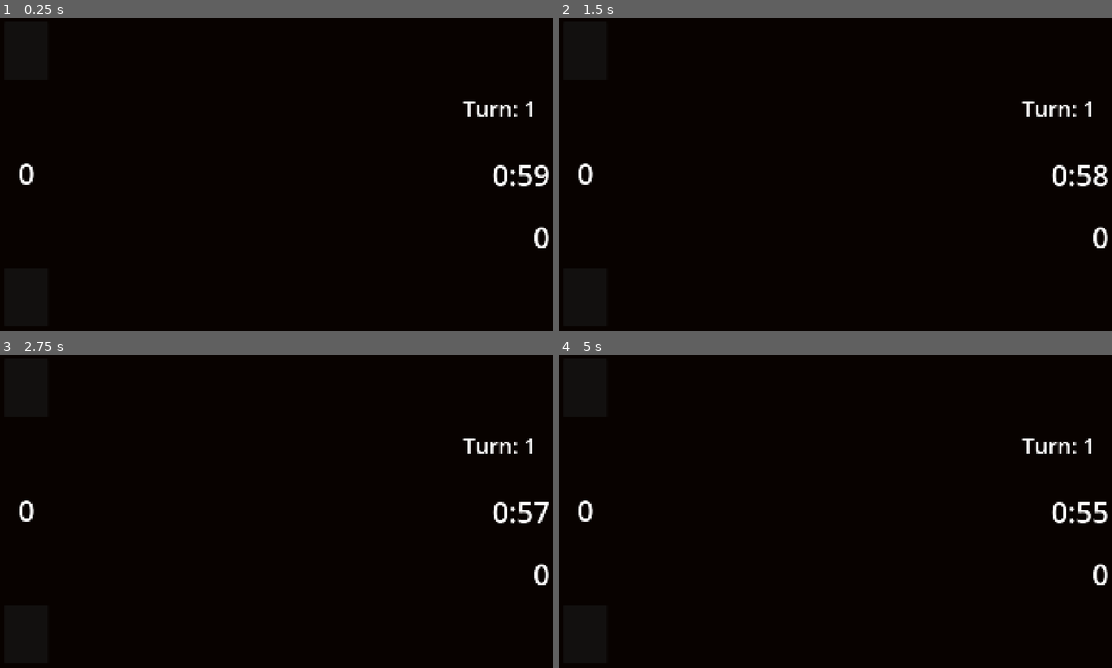
Above: before the commit, frames 1-4 (two rows, left to right).
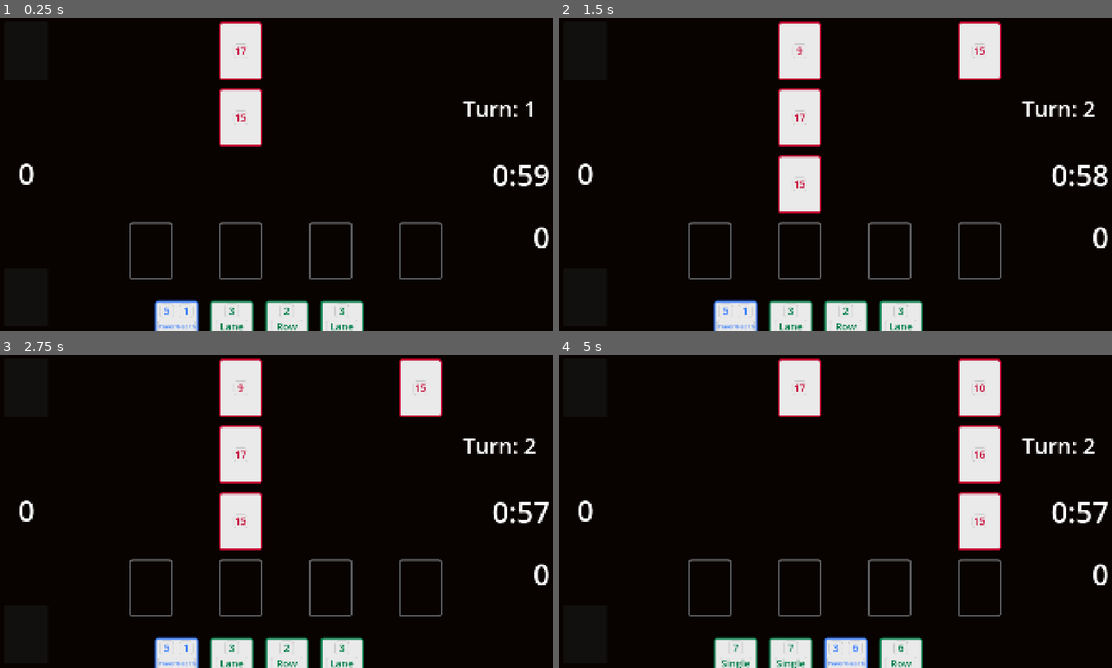
Above: after the commit, the same moments.

Repository: jake6724/card_speedrunner
Game: Godot game, scene res://Scenes/main.tscn
Two runs of this game, one before a commit and one after it. Both use one fixed random seed, a clock stepped at 60 frames per second and the inputs below.
Inputs (mouse positions are in pixels of both pictures, inside the frame that each line leads up to):
- Up to frame 1 (0.25 s): no input
- Up to frame 2 (1.5 s): tap Enter at 0.5 s; move the mouse to (1067, 177) at 0.52 s; tap Z (end_turn) at 0.6 s; move the mouse to (724, 190) at 1.27 s; click (724, 190) at 1.35 s
- Up to frame 3 (2.75 s): tap Space at 2 s; move the mouse to (331, 442) at 2.02 s; right-click (331, 442) at 2.1 s
- Up to frame 4 (5 s): tap Enter at 2.75 s; move the mouse to (807, 574) at 2.77 s; tap X (x) at 2.85 s; tap Space at 3.5 s; move the mouse to (1001, 558) at 3.52 s; tap Z (end_turn) at 3.6 s; move the mouse to (669, 464) at 4.27 s; click (669, 464) at 4.35 s

The runs differ from the first frame. In frame 1, 6.9% of the frame differs, in the area x 23-80%, y 1-100%; in frame 2, 9.8%; in frame 3, 9.8%; in frame 4, 10%, in the area x 23-100%, y 1-100%.
Error before the commit: Parse Error: Preload file "res://Data/Player/Units/unit_3.tres" does not exist. (res://Scripts/GlobalData.gd:40)

Commit message:
Update player_card_data

Diff:
--- a/Scripts/GlobalData.gd
+++ b/Scripts/GlobalData.gd
@@ -37,7 +37,6 @@
 	preload("res://Data/Player/Spells/spell_10.tres"),
 	preload("res://Data/Player/Units/unit_1.tres"),
 	preload("res://Data/Player/Units/unit_2.tres"),
-	preload("res://Data/Player/Units/unit_3.tres"),
 ]
 
 @onready var enemy_card_data: Array[CardData] = [
